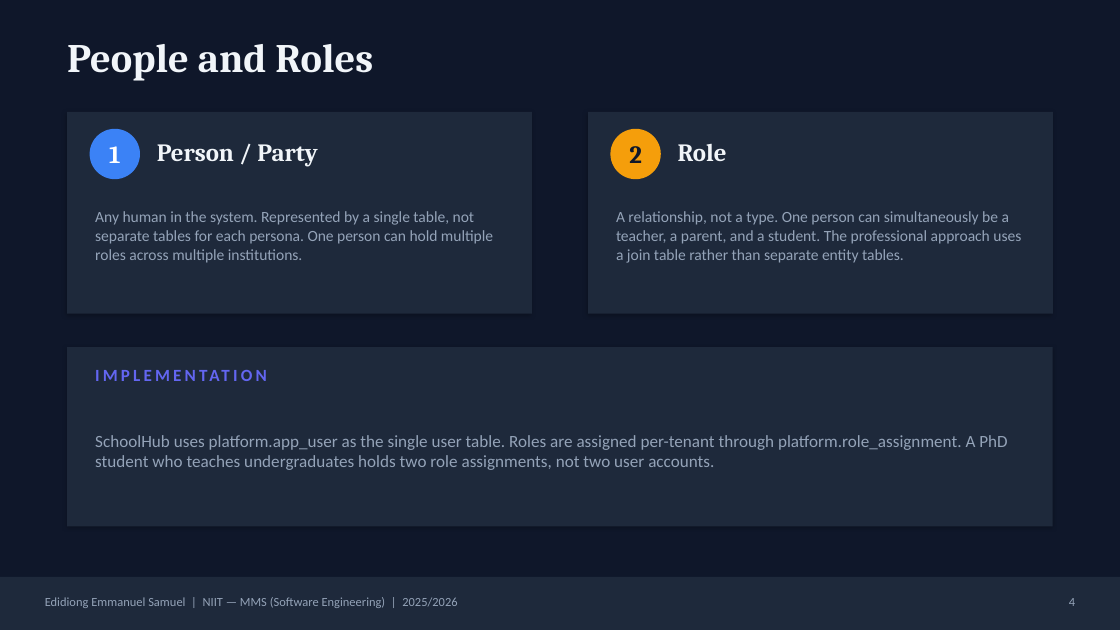
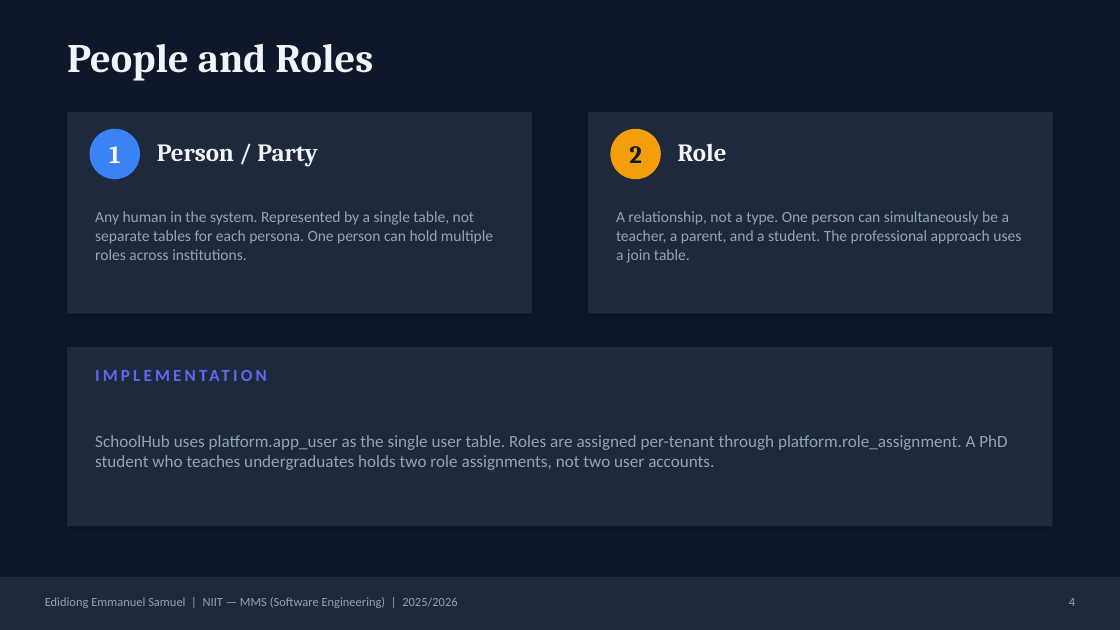
Before and after one commit to Deushomo1st/SchoolHub, a slide deck: slide 4 of docs/School Management Software.pptx. Drawn at 1120x630 pixels with LibreOffice and Linux fonts; fonts in the diff are those of the drawing. Boxes give left, top, right and bottom in pixels: in the first picture for what was removed or moved away, otherwise in the second. Text is boxed around its words. In the diff, an @@ line names an element or a change of style, - is before the commit and + after.

```diff
--- a/docs/School Management Software.pptx
+++ b/docs/School Management Software.pptx
@@ text at bbox=[95, 211, 493, 260]: text changed @@
-Any human in the system. Represented by a single table, not separate tables for each persona. One person can hold multiple roles across multiple institutions.
+Any human in the system. Represented by a single table, not separate tables for each persona. One person can hold multiple roles across institutions.
@@ text at bbox=[616, 211, 1021, 263]: text changed @@
-A relationship, not a type. One person can simultaneously be a teacher, a parent, and a student. The professional approach uses a join table rather than separate entity tables.
+A relationship, not a type. One person can simultaneously be a teacher, a parent, and a student. The professional approach uses a join table.
```
Also in this commit, not shown: 12 other slides changed, 1 slide added, 25 other files.
